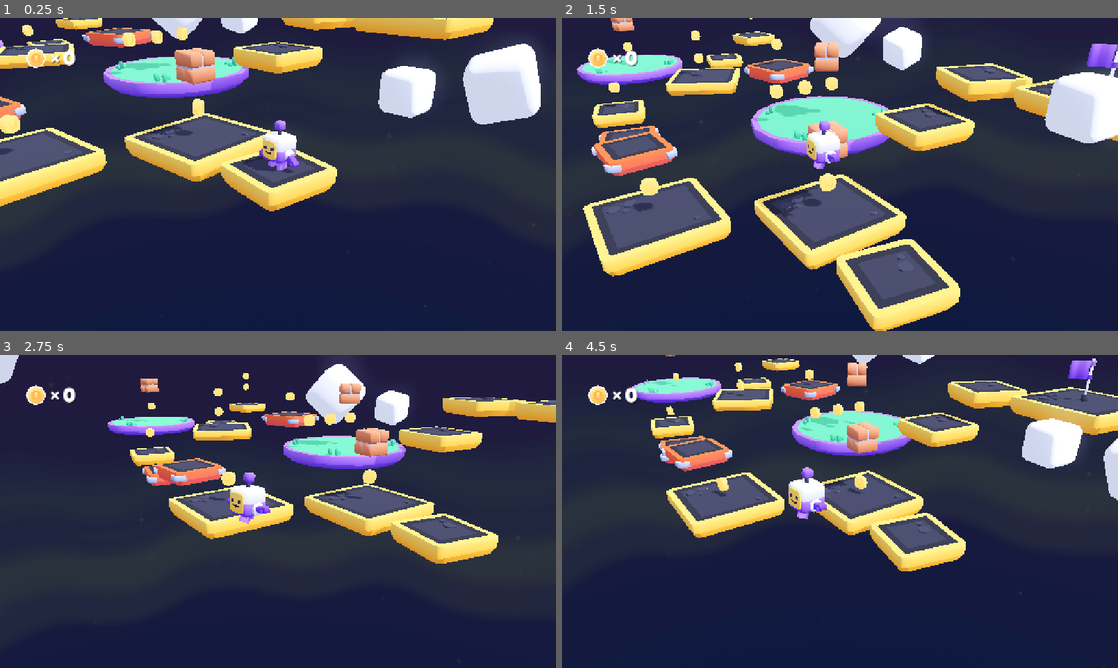
Above: before the commit, frames 1-4 (two rows, left to right).
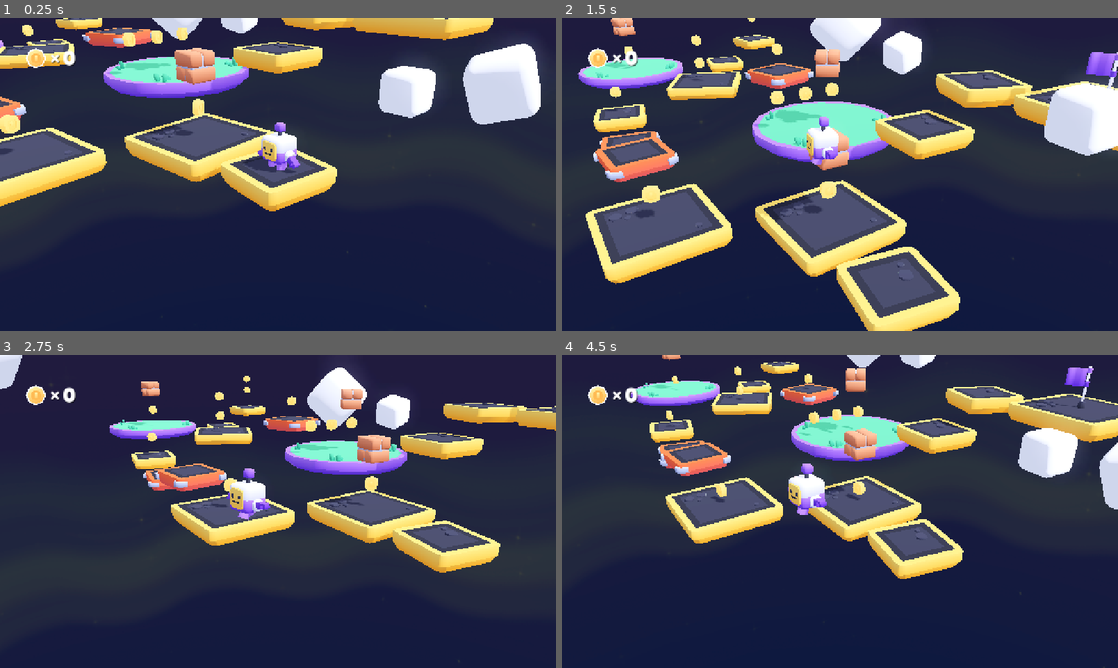
Above: after the commit, the same moments.

Repository: ManOfDuck/GameU-3d-platformer
Game: Godot game, scene res://scenes/main.tscn
Same seed, same stepped clock (60 frames per second), same inputs: the game is played once before the commit and once after it.
Inputs (mouse positions are in pixels of both pictures, inside the frame that each line leads up to):
- Up to frame 1 (0.25 s): no input
- Up to frame 2 (1.5 s): tap Enter (ui_accept) at 0.5, 0.6 s; move the mouse to (962, 158) at 0.52 s; hold Right (ui_right) 0.53-1.28 s; click (962, 158) at 0.67 s; tap Space (jump) at 0.77, 0.8, 1.07, 1.35 s; move the mouse to (812, 174) at 1.27 s; hold Up (ui_up) from 1.28 s (still down)
- Up to frame 3 (2.75 s): keep holding Up (ui_up); tap Space (jump) at 1.52, 1.82, 2.3 s; tap Enter (ui_accept) at 1.55 s; move the mouse to (289, 505) at 2.02 s; tap K (camera_down) at 2.1 s
- Up to frame 4 (4.5 s): keep holding Up (ui_up); move the mouse to (834, 517) at 2.77 s; tap J (camera_left) at 2.85 s; click (834, 517) at 2.92 s; tap Space (jump) at 3.02, 3.32, 3.77, 3.8, 4.07 s; tap Enter (ui_accept) at 3.05 s; move the mouse to (878, 514) at 3.52 s; tap L (camera_right) at 3.6 s; move the mouse to (795, 508) at 4.27 s; tap I (camera_up) at 4.35 s

The runs differ from the first frame. In frame 1, 0.2% of the frame differs, in the area x 1-87%, y 0-62%; in frame 2, 25%, in the area x 2-100%, y 0-100%; in frame 3, 17%; in frame 4, 19%.

Commit message:
improve player, add multiple jumps

Diff:
--- a/objects/demo_coin.tscn
+++ b/demo_practice/demo_coin.tscn
@@ -1,7 +1,7 @@
 [gd_scene load_steps=4 format=3 uid="uid://rbw4rt64xb4b"]
 
 [ext_resource type="PackedScene" uid="uid://e64a4omgpcs" path="res://models/coin_model.glb" id="1_cbdqo"]
-[ext_resource type="Script" uid="uid://dh3856uojool4" path="res://objects/demo_coin.gd" id="1_s5alc"]
+[ext_resource type="Script" uid="uid://dh3856uojool4" path="res://demo_practice/demo_coin.gd" id="1_s5alc"]
 
 [sub_resource type="SphereShape3D" id="SphereShape3D_s5alc"]
 radius = 0.29768658
--- a/project.godot
+++ b/project.godot
@@ -135,6 +135,7 @@
 [physics]
 
 3d/physics_engine="Jolt Physics"
+3d/default_gravity=25.0
 common/physics_interpolation=true
 
 [rendering]
--- /dev/null
+++ b/scenes/character_body_3d.gd
@@ -0,0 +1,28 @@
+extends CharacterBody3D
+
+
+const SPEED = 5.0
+const JUMP_VELOCITY = 4.5
+
+
+func _physics_process(delta: float) -> void:
+	# Add the gravity.
+	if not is_on_floor():
+		velocity += get_gravity() * delta
+
+	# Handle jump.
+	if Input.is_action_just_pressed("ui_accept") and is_on_floor():
+		velocity.y = JUMP_VELOCITY
+
+	# Get the input direction and handle the movement/deceleration.
+	# As good practice, you should replace UI actions with custom gameplay actions.
+	var input_dir := Input.get_vector("ui_left", "ui_right", "ui_up", "ui_down")
+	var direction := (transform.basis * Vector3(input_dir.x, 0, input_dir.y)).normalized()
+	if direction:
+		velocity.x = direction.x * SPEED
+		velocity.z = direction.z * SPEED
+	else:
+		velocity.x = move_toward(velocity.x, 0, SPEED)
+		velocity.z = move_toward(velocity.z, 0, SPEED)
+
+	move_and_slide()
--- a/scenes/demo.tscn
+++ b/scenes/demo.tscn
@@ -1,11 +1,30 @@
-[gd_scene load_steps=3 format=3 uid="uid://mhmwbrtklr6g"]
+[gd_scene load_steps=7 format=3 uid="uid://mhmwbrtklr6g"]
 
 [ext_resource type="PackedScene" uid="uid://dl2ed4gkybggf" path="res://objects/player.tscn" id="1_tqfh0"]
-[ext_resource type="PackedScene" uid="uid://rbw4rt64xb4b" path="res://objects/demo_coin.tscn" id="2_ba4lm"]
+[ext_resource type="PackedScene" uid="uid://rbw4rt64xb4b" path="res://demo_practice/demo_coin.tscn" id="2_ba4lm"]
+[ext_resource type="Script" uid="uid://bmhqnxt6rrt5" path="res://scenes/character_body_3d.gd" id="3_l20p6"]
+
+[sub_resource type="ProceduralSkyMaterial" id="ProceduralSkyMaterial_ba4lm"]
+sky_horizon_color = Color(0.66224277, 0.6717428, 0.6867428, 1)
+ground_horizon_color = Color(0.66224277, 0.6717428, 0.6867428, 1)
+
+[sub_resource type="Sky" id="Sky_l20p6"]
+sky_material = SubResource("ProceduralSkyMaterial_ba4lm")
+
+[sub_resource type="Environment" id="Environment_vephn"]
+background_mode = 2
+sky = SubResource("Sky_l20p6")
+tonemap_mode = 2
+glow_enabled = true
 
 [node name="Demo" type="Node3D"]
 
+[node name="WorldEnvironment" type="WorldEnvironment" parent="."]
+environment = SubResource("Environment_vephn")
+
 [node name="Player" parent="." instance=ExtResource("1_tqfh0")]
+accel_time_seconds = 5
+jump_strength = 10
 
 [node name="CSGBox3D" type="CSGBox3D" parent="."]
 transform = Transform3D(1, 0, 0, 0, 1, 0, 0, 0, 1, 0.25463867, -7.115143, 0.8270111)
@@ -25,3 +44,6 @@
 
 [node name="DemoCoin2" parent="." instance=ExtResource("2_ba4lm")]
 transform = Transform3D(1, 0, 0, 0, 1, 0, 0, 0, 1, 0.21222973, 2.193423, 4.5369444)
+
+[node name="CharacterBody3D" type="CharacterBody3D" parent="."]
+script = ExtResource("3_l20p6")
--- a/scripts/player.gd
+++ b/scripts/player.gd
@@ -3,16 +3,18 @@
 signal coin_collected
 
 
-@export_subgroup("Properties")
 @export var movement_speed = 250
+@export var accel_time_seconds = 1
 @export var jump_strength = 7
+@export var jump_count = 2
 
-var movement_velocity: Vector3
+var target_movement_velocity: Vector3
 var rotation_direction: float
 var gravity = 0
 
 var previously_floored = false
 
+@export var jumps_remaining = 0
 var jump_single = true
 var jump_double = true
 
@@ -28,22 +30,19 @@
 # "delta" is how long it's been since the last time the function was run.
 func _physics_process(delta):
 	# Calculate how we should move on this frame
-	handle_controls(delta)
-	handle_gravity(delta)
+	handle_walking(delta)
 
-	# Do some fun visual stuff
-	handle_effects(delta)
+	if is_on_floor():
+		# Reset jumps remaining when on floor
+		jumps_remaining = jump_count
+	else:
+		# Apply gravity, found by the built-in get_gravity() function
+		velocity += get_gravity() * delta
 
-	# Movement
-	var applied_velocity: Vector3
+	if Input.is_action_just_pressed("jump") and jumps_remaining > 0:
+		jumps_remaining -= 1
+		jump()
 
-	# NOTE: movement_velocity was set by the handle_controls() function above
-	applied_velocity = velocity.lerp(movement_velocity, delta * 10)
-
-	# NOTE: gravity was set by the handle_gravity() function above
-	applied_velocity.y = -gravity
-
-	velocity = applied_velocity
 	# This godot function tells the player to move based on the velocity we set above. It handles stuff like collisions for us!
 	move_and_slide()
 
@@ -60,14 +59,18 @@
 	model.scale = model.scale.lerp(Vector3(1, 1, 1), delta * 10)
 
 	# If we just landed, squish our model a bit!
-	if is_on_floor() and gravity > 2 and !previously_floored:
+	if is_on_floor() and !previously_floored:
 		model.scale = Vector3(1.25, 0.75, 1.25)
 		Audio.play("res://sounds/land.ogg")
 
 	previously_floored = is_on_floor()
 
+	# Do some fun visual stuff
+	handle_effects(delta)
+
+
 # Handle movement input
-func handle_controls(delta):
+func handle_walking(delta):
 	# This creates an "arrow" (Vector3) called "input" and tells Godot to read the player's input
 	var input := Vector3.ZERO
 	input.x = Input.get_axis("move_left", "move_right")
@@ -78,21 +81,16 @@
 	input = input.rotated(Vector3.UP, view.rotation.y)
 	input = input.normalized()
 
-	# Update movement_velocity, for use later in physics_process()
-	movement_velocity = input * movement_speed * delta
+	# Calculate how fast we want to be going
+	target_movement_velocity = input * movement_speed * delta
 
-	# If the player pressed the jump button and we still have a jump left, call jump()
-	if Input.is_action_just_pressed("jump"):
-		if jump_single or jump_double:
-			jump()
+	print(velocity.x)
+	if velocity.x == target_movement_velocity.x and target_movement_velocity.x != 0:
+		print("AHAHAH")
 
-
-# Handle gravity
-func handle_gravity(delta):
-	gravity += 25 * delta
-	if gravity > 0 and is_on_floor():
-		jump_single = true
-		gravity = 0
+	# Accelarate towards that value
+	velocity.x = lerp(velocity.x, target_movement_velocity.x, 10/accel_time_seconds * delta)
+	velocity.z = lerp(velocity.z, target_movement_velocity.z, 10/accel_time_seconds * delta)
 
 
 # Handle animation(s)
@@ -129,14 +127,8 @@
 # Jumping
 func jump():
 	Audio.play("res://sounds/jump.ogg")
-	gravity = -jump_strength
 	model.scale = Vector3(0.5, 1.5, 0.5)
-
-	if jump_single:
-		jump_single = false;
-		jump_double = true;
-	else:
-		jump_double = false;
+	velocity.y = jump_strength
 
 # Collecting coins
 func collect_coin():
Renamed: objects/demo_coin.gd -> demo_practice/demo_coin.gd
Renamed: objects/demo_coin.gd.uid -> demo_practice/demo_coin.gd.uid
Not shown, added: scenes/character_body_3d.gd.uid
